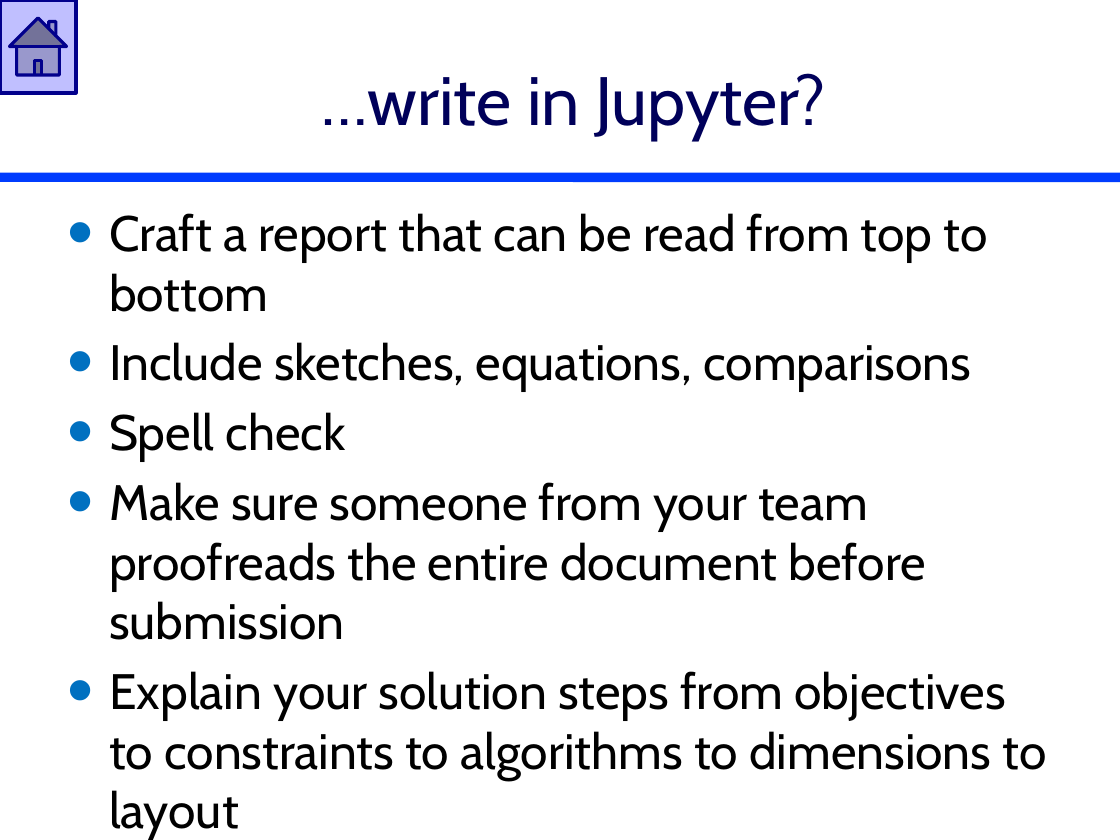
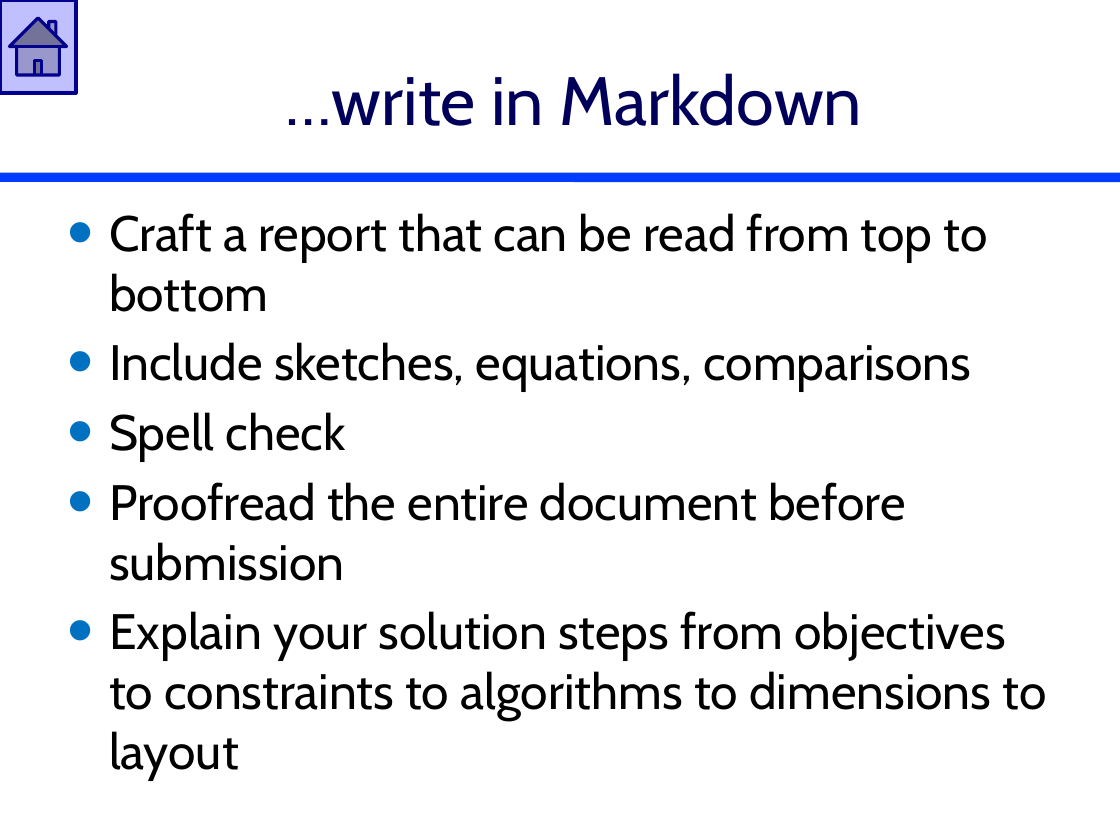
Before and after one commit to AguaClara/SWOT, a slide deck: slide 24 of Lectures/In Class/Design Reflections.pptx (slide 28 before the commit). Drawn at 1120x840 pixels with LibreOffice and Linux fonts; fonts in the diff are those of the drawing. Boxes give left, top, right and bottom in pixels: in the first picture for what was removed or moved away, otherwise in the second. Text is boxed around its words. In the diff, an @@ line names an element or a change of style, - is before the commit and + after.

Commit message:
lectures

```diff
--- a/Lectures/In Class/Design Reflections.pptx
+++ b/Lectures/In Class/Design Reflections.pptx
@@ title at box(286, 73, 861, 126): text changed @@
-…write in Jupyter?
+…write in Markdown
@@ text at box(109, 482, 905, 581): text changed @@
-• Make sure someone from your team proofreads the entire document before submission
+• Proofread the entire document before submission
```
Also in this commit, not shown: 8 other slides changed, 4 slides removed, 1 other file.
